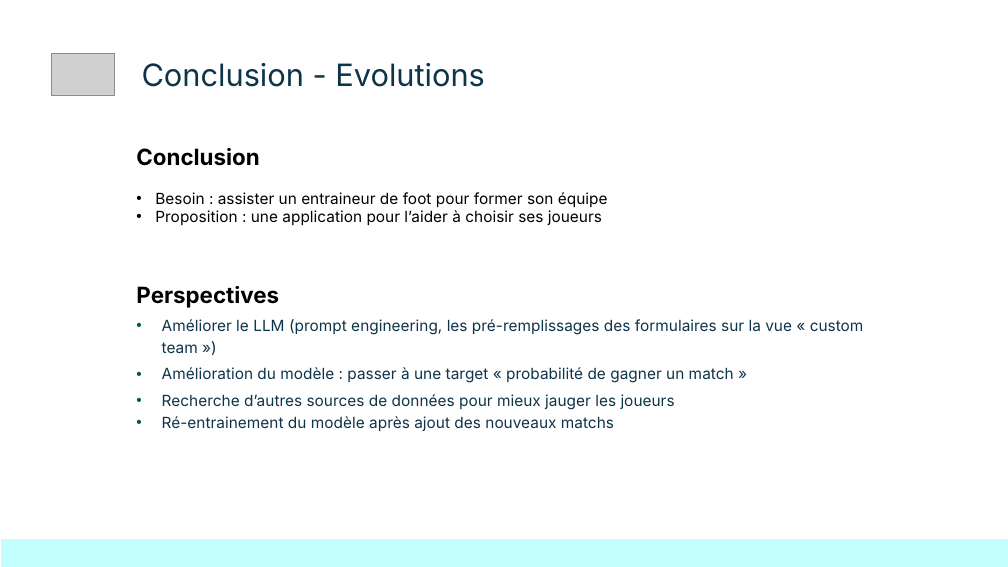
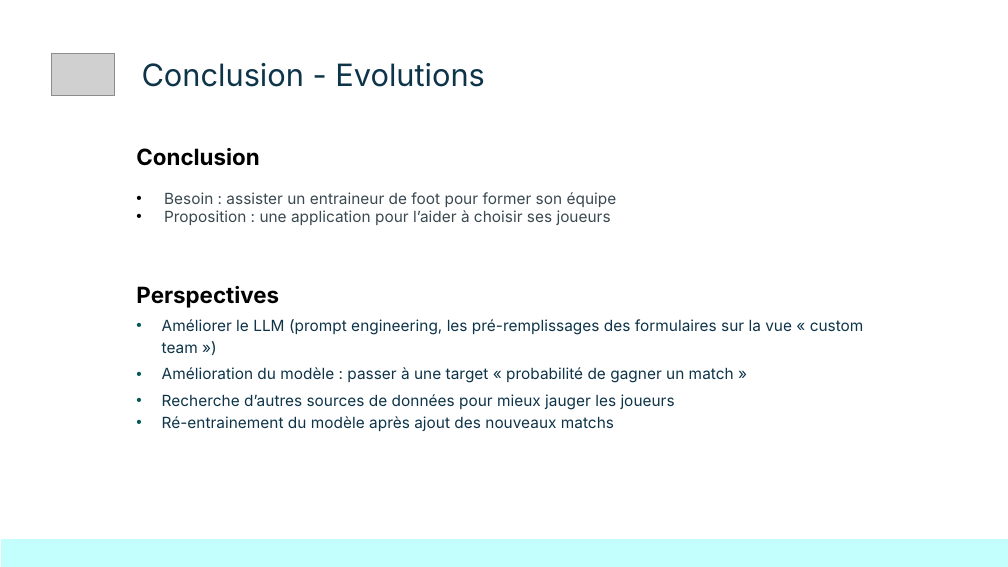
Before and after one commit to kinpintouche-star/football-predictor, a slide deck: slide 10 of docs/FootballPredictorDemoDay20260803.pptx. Drawn at 1008x567 pixels with LibreOffice and Linux fonts; fonts in the diff are those of the drawing; grey boxes stand for pictures; background and template pictures are left out. Boxes give left, top, right and bottom in pixels: in the first picture for what was removed or moved away, otherwise in the second. Text is boxed around its words. In the diff, an @@ line names an element or a change of style, - is before the commit and + after.

```diff
--- a/docs/FootballPredictorDemoDay20260803.pptx
+++ b/docs/FootballPredictorDemoDay20260803.pptx
@@ text at (164,192,617,225): text colour #000000 to #3A4950 in "Besoin : assister un entraineur de foot ...", "Proposition : une application pour l’aider à ..." @@
```
